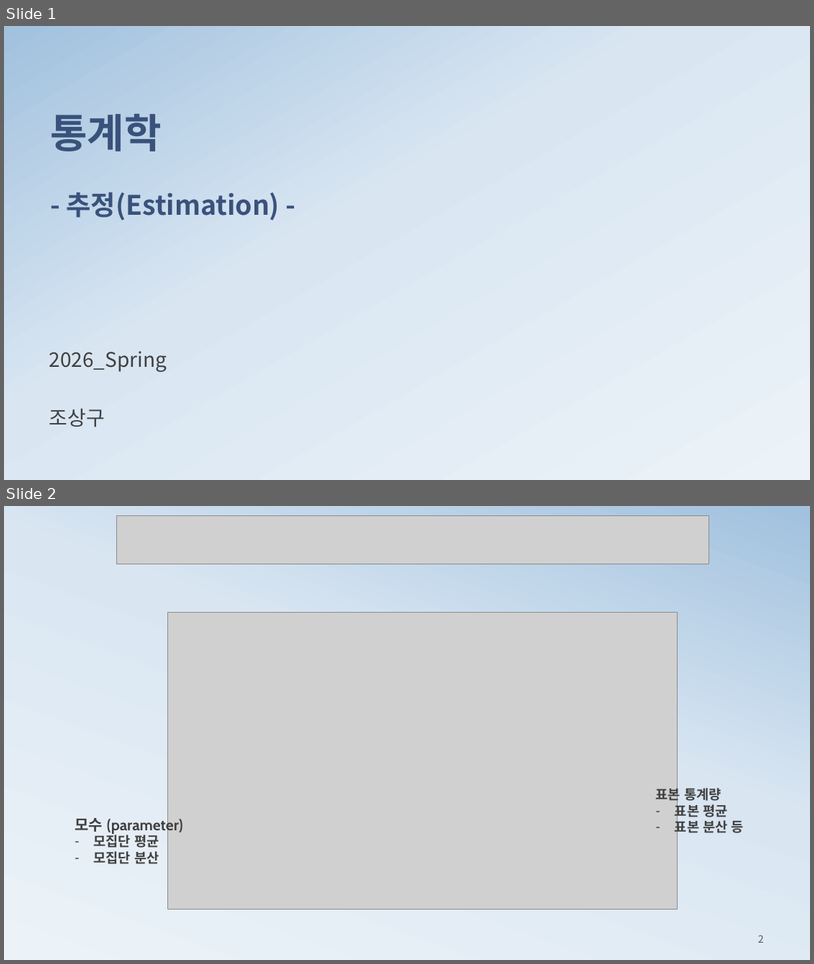
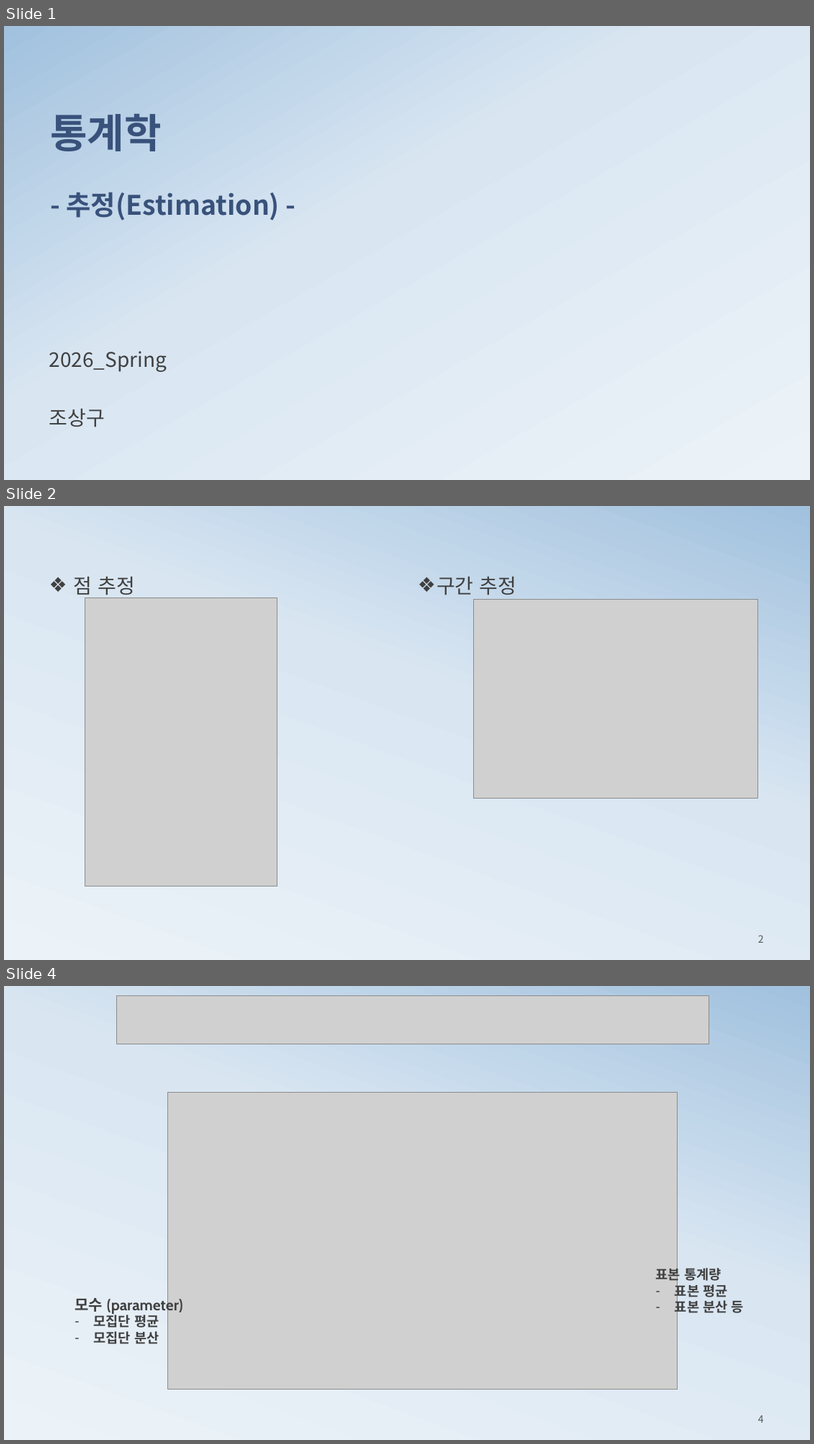
Before and after one commit to ancestor9/mathematics-for-machine-learning, a slide deck: 3_Estimation.pptx. Shown one above the other, each under a label of ours: slides 1 and 2 before the commit, slides 1, 2 and 4 after it; the slides between them are not shown. The pictures are 814x964 and 814x1444 pixels, drawn with LibreOffice and Linux fonts; fonts in the diff are those of the drawing; grey boxes stand for pictures; background and template pictures are left out. Boxes give left, top, right and bottom in pixels: in the first picture for what was removed or moved away, otherwise in the second. Text is boxed around its words. In the diff, an @@ line names an element or a change of style, - is before the commit and + after.

```diff
--- a/3_Estimation.pptx
+++ b/3_Estimation.pptx
@@ slide 2 added at (x1=4, y1=506, x2=810, y2=960), background gradient #ECF3F8 to #D9E6F2 to #A1C1DE @@
@@ text added at (x1=74, y1=577, x2=135, y2=599), 24 pt, text #404040 @@
+❖ 점 추정
@@ text added at (x1=437, y1=577, x2=517, y2=595), 24 pt, text #404040 @@
+❖ 구간 추정
@@ picture added at (x1=85, y1=597, x2=278, y2=886) @@
@@ picture added at (x1=474, y1=600, x2=759, y2=798) @@
@@ page number added at (x1=759, y1=934, x2=764, y2=942), 12 pt, text #595959 @@
+2
@@ what was slide 2 is now slide 4 @@
@@ page number at (x1=759, y1=1415, x2=764, y2=1422): text changed @@
-2
+4
```
Also in this commit, not shown: 2 slides changed, 5 other slides added.
